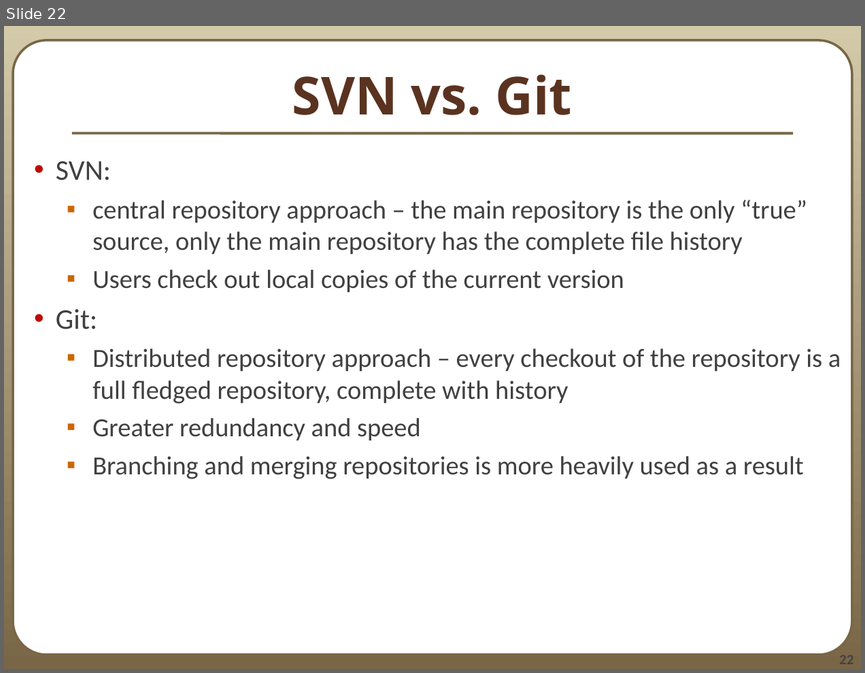
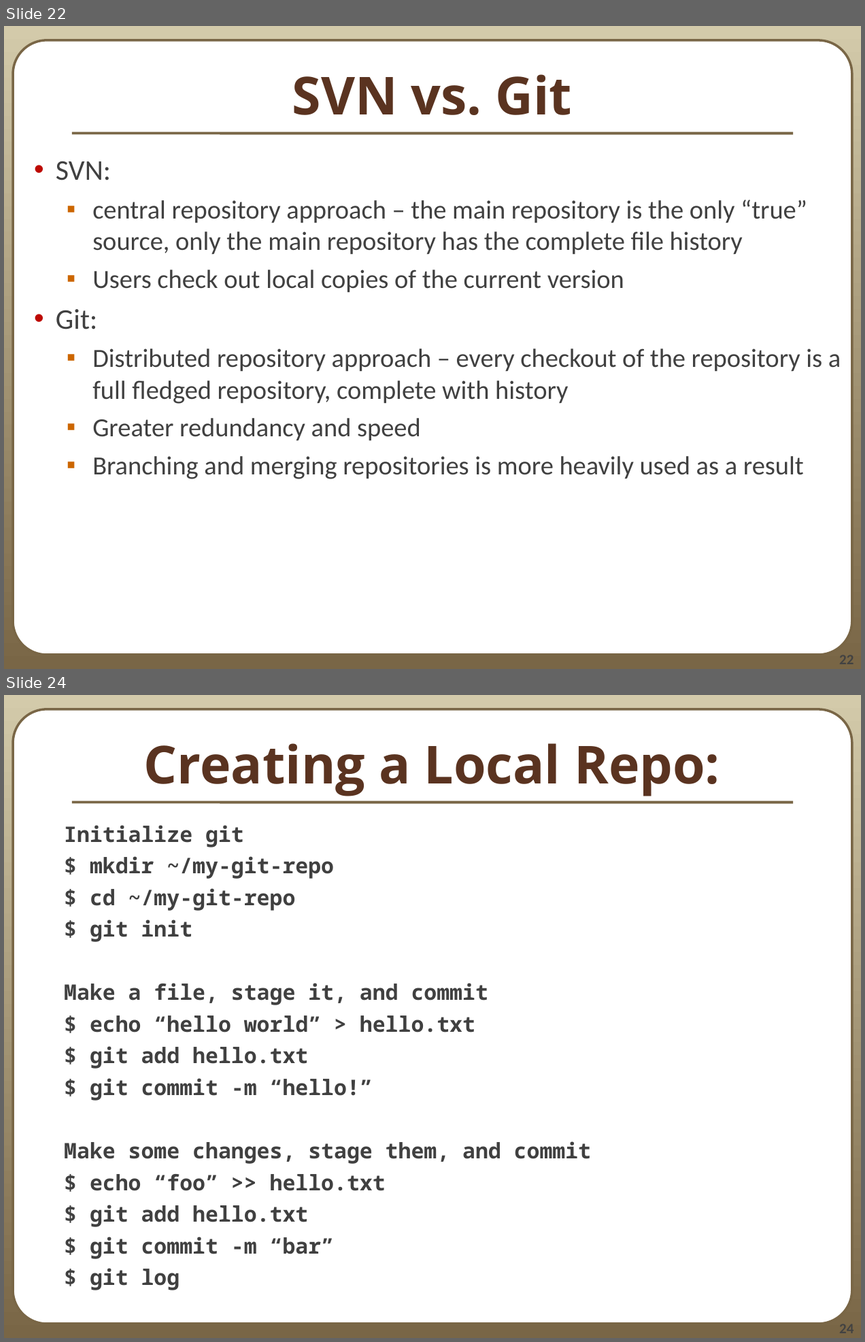
Before and after one commit to rdeits/git-tutorial, a slide deck: 390aGitIntro_12au.odp. Shown one above the other, each under a label of ours: slide 22 before the commit, slides 22 and 24 after it; the slides between them are not shown. The pictures are 865x673 and 865x1342 pixels, drawn with LibreOffice and Linux fonts; fonts in the diff are those of the drawing. Boxes give left, top, right and bottom in pixels: in the first picture for what was removed or moved away, otherwise in the second. Text is boxed around its words. In the diff, an @@ line names an element or a change of style, - is before the commit and + after.

```diff
--- a/390aGitIntro_12au.odp
+++ b/390aGitIntro_12au.odp
@@ slide 24 added at bbox=[4, 695, 861, 1338], background gradient #D3CAAA to #796646; not listed: 3 template elements that a slide beside it also shows @@
@@ title added at bbox=[144, 743, 719, 796], 44 pt, text #5A3320, bold @@
+Creating a Local Repo:
@@ text added at bbox=[64, 825, 591, 1290], 18 pt, text #404040, bold @@
+Initialize git
+$ mkdir ~/my-git-repo
+$ cd ~/my-git-repo
+$ git init
+Make a file, stage it, and commit
+$ echo “hello world” > hello.txt
+$ git add hello.txt
+$ git commit -m “hello!”
+Make some changes, stage them, and commit
+$ echo “foo” >> hello.txt
+$ git add hello.txt
+$ git commit -m “bar”
+$ git log
```
Also in this commit, not shown: 1 slide changed, 4 other slides added, 1 slide removed.
